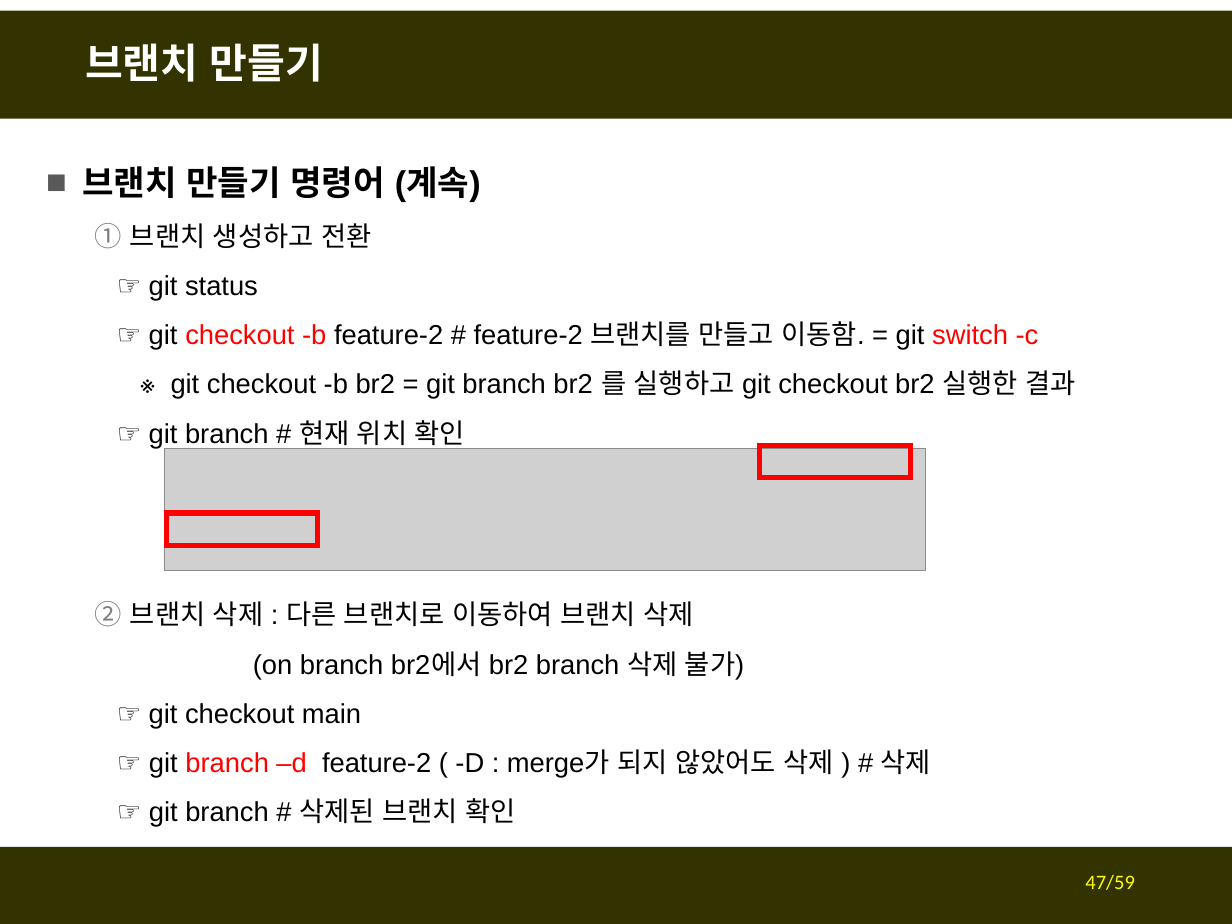
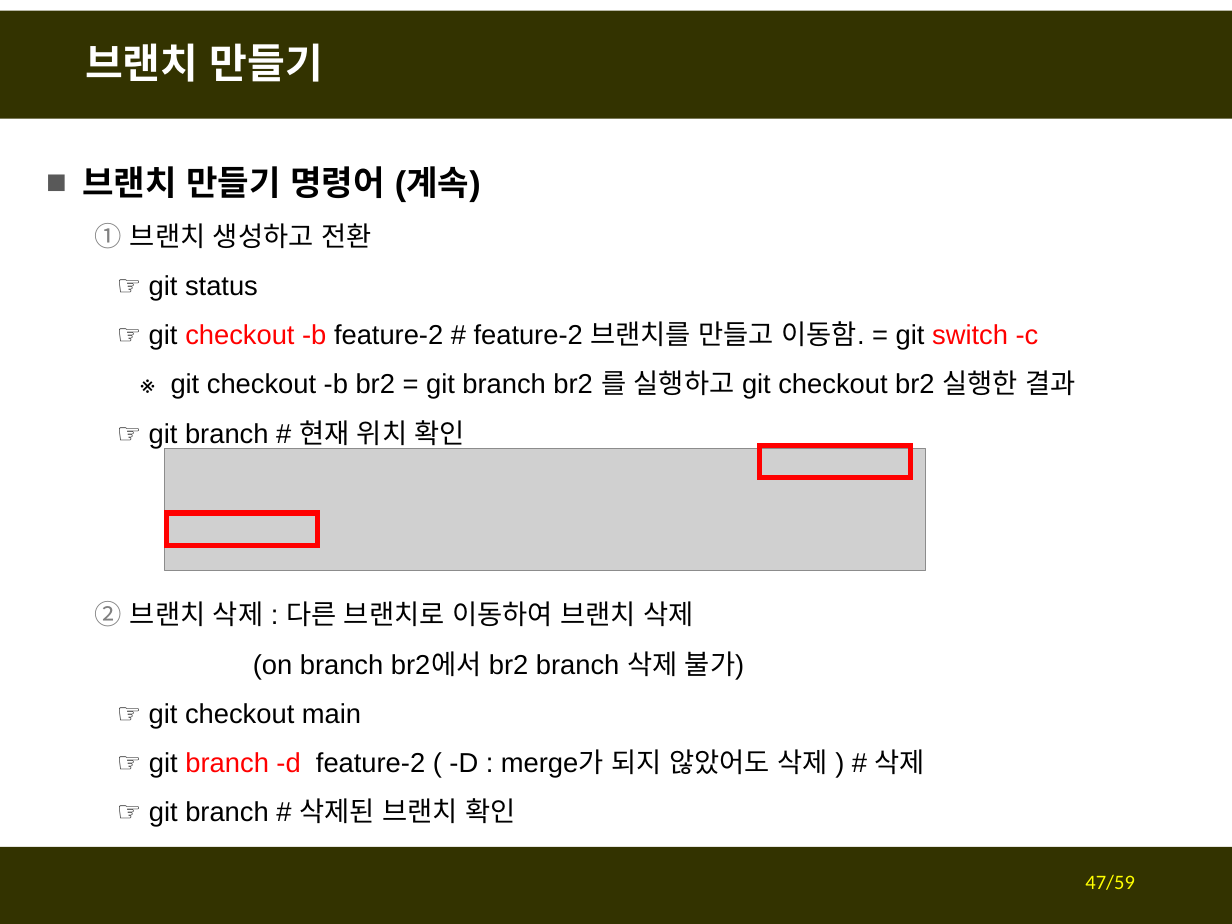
Before and after one commit to fasthill/github-lecture, a slide deck: slide 47 of git및github첫걸음1-git사용하기.pptx. Drawn at 1232x924 pixels with LibreOffice and Linux fonts; fonts in the diff are those of the drawing; grey boxes stand for pictures. Boxes give left, top, right and bottom in pixels: in the first picture for what was removed or moved away, otherwise in the second. Text is boxed around its words. In the diff, an @@ line names an element or a change of style, - is before the commit and + after.

```diff
--- a/git및github첫걸음1-git사용하기.pptx
+++ b/git및github첫걸음1-git사용하기.pptx
@@ text at [149,749,925,778]: text changed @@
-  ☞ git branch –d feature-2 ( -D : merge가 되지 않았어도 삭제 ) # 삭제
+  ☞ git branch -d feature-2 ( -D : merge가 되지 않았어도 삭제 ) # 삭제
```
Also in this commit, not shown: 2 other slides changed.
